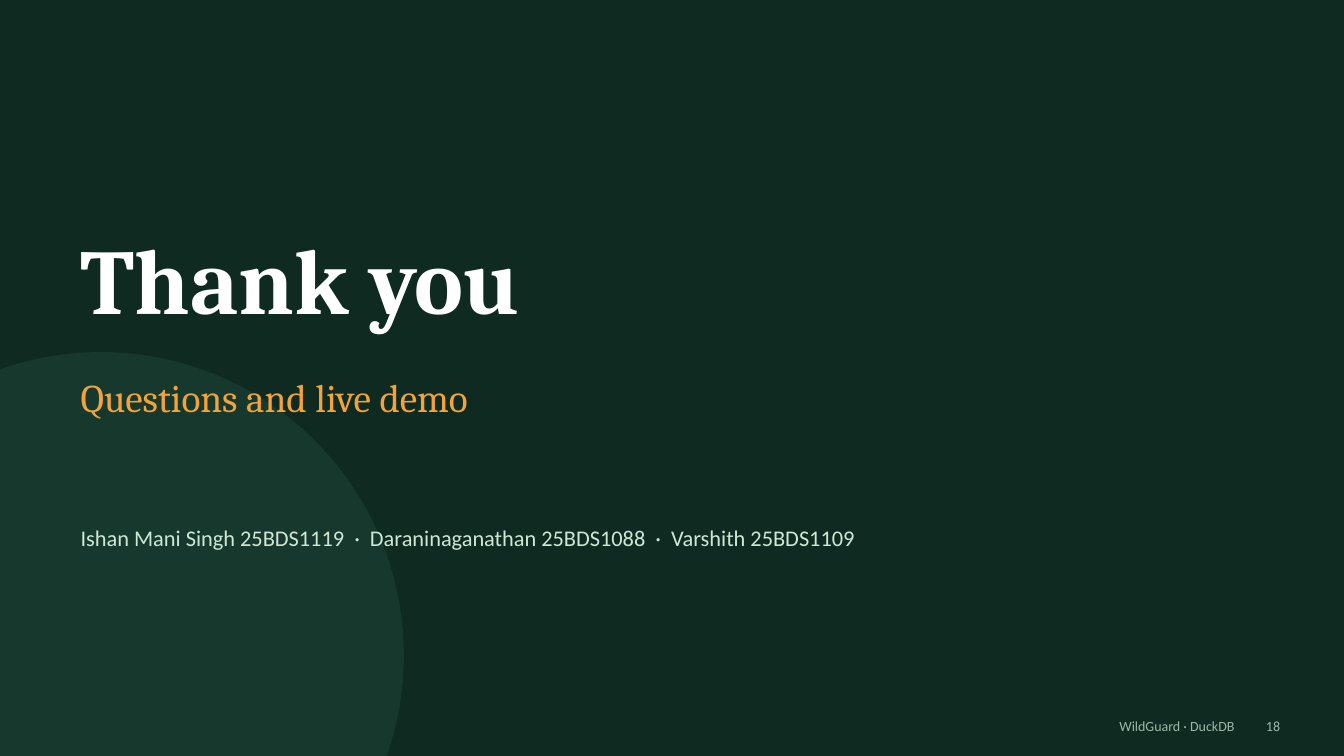
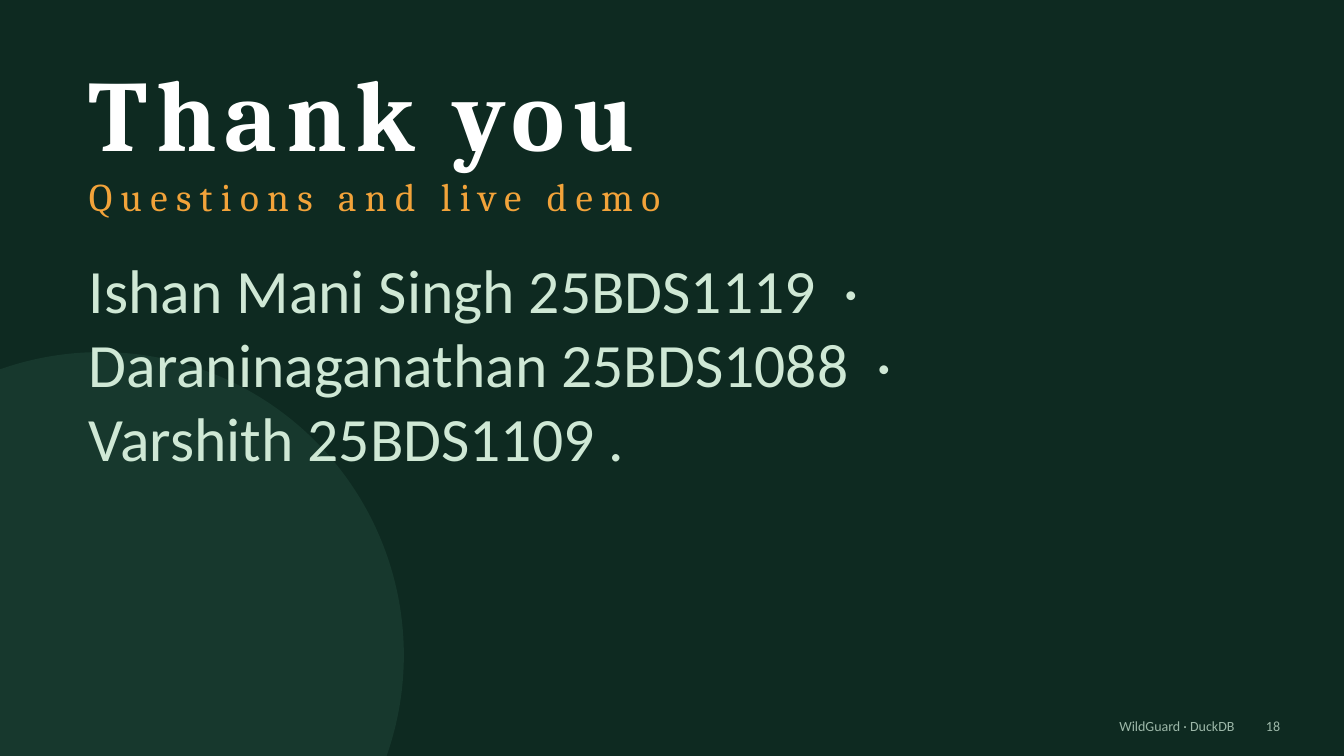
Before and after one commit to Irresistible-Ishan/DBMS-DuckBD-wildlife-monitoring-project-BACSE202, a slide deck: slide 24 of WildGuard_DuckDB_Presentation.pptx (slide 18 before the commit). Drawn at 1344x756 pixels with LibreOffice and Linux fonts; fonts in the diff are those of the drawing. Boxes give left, top, right and bottom in pixels: in the first picture for what was removed or moved away, otherwise in the second. Text is boxed around its words. In the diff, an @@ line names an element or a change of style, - is before the commit and + after.

Commit message:
modified ppt and images demo

```diff
--- a/WildGuard_DuckDB_Presentation.pptx
+++ b/WildGuard_DuckDB_Presentation.pptx
@@ text "Thank you": place and size @@
-text "Thank you" at box(81, 249, 520, 333)
+text "Thank you" at box(89, 80, 635, 173)
@@ text "Thank you" at box(89, 80, 635, 173): size 66 to 72 pt, letter spacing 0 to 6 pt @@
@@ text "Questions and live demo": place and size @@
-text "Questions and live demo" at box(81, 384, 468, 419)
+text "Questions and live demo" at box(89, 183, 660, 218)
@@ text "Questions and live demo" at box(89, 183, 660, 218): letter spacing 0 to 6 pt @@
@@ text at box(89, 270, 848, 462): text changed; size 16 to 44 pt @@
-Ishan Mani Singh 25BDS1119 · Daraninaganathan 25BDS1088 · Varshith 25BDS1109
+Ishan Mani Singh 25BDS1119 ·
+Daraninaganathan 25BDS1088 ·
+Varshith 25BDS1109 .
```
Also in this commit, not shown: 6 slides added, 5 other files.
